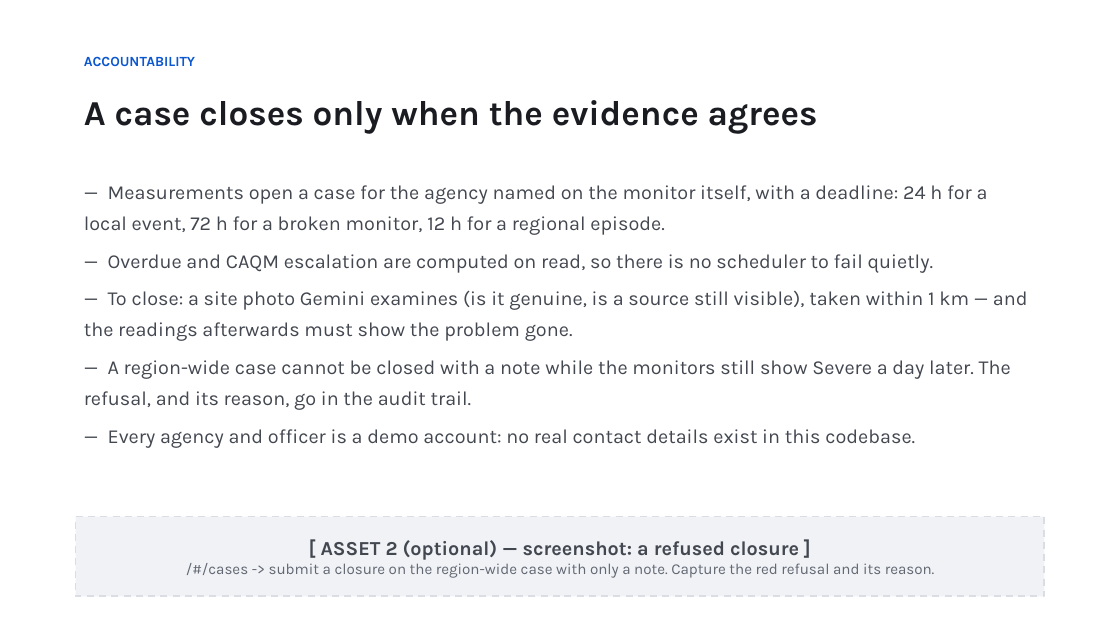
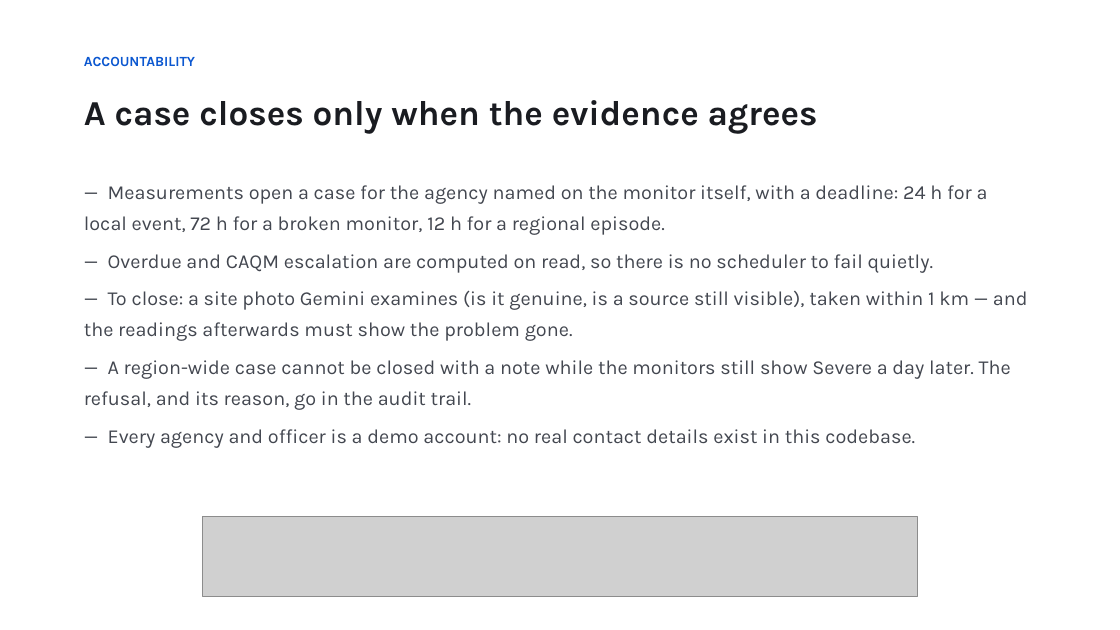
Before and after one commit to DevVaradPatil/vayusetu, a slide deck: slide 8 of docs/VayuSetu.pptx. Drawn at 1120x630 pixels with LibreOffice and Linux fonts; fonts in the diff are those of the drawing; grey boxes stand for pictures. Boxes give left, top, right and bottom in pixels: in the first picture for what was removed or moved away, otherwise in the second. Text is boxed around its words. In the diff, an @@ line names an element or a change of style, - is before the commit and + after.

```diff
--- a/docs/VayuSetu.pptx
+++ b/docs/VayuSetu.pptx
@@ rectangle removed at [76, 517, 1044, 597] @@
-[ ASSET 2 (optional) — screenshot: a refused closure ]
-/#/cases -> submit a closure on the region-wide case with only a note. Capture the red refusal and its reason.
@@ picture added at [202, 517, 917, 597] @@
```
Also in this commit, not shown: 2 other slides changed, 7 other files.
